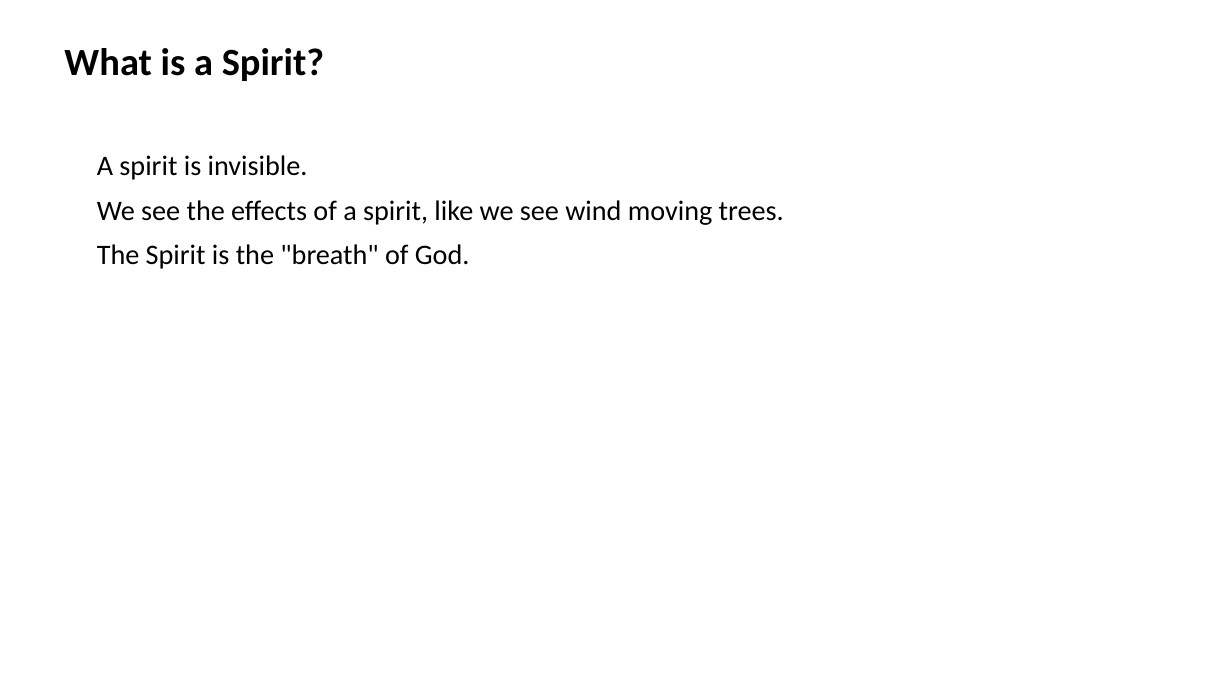
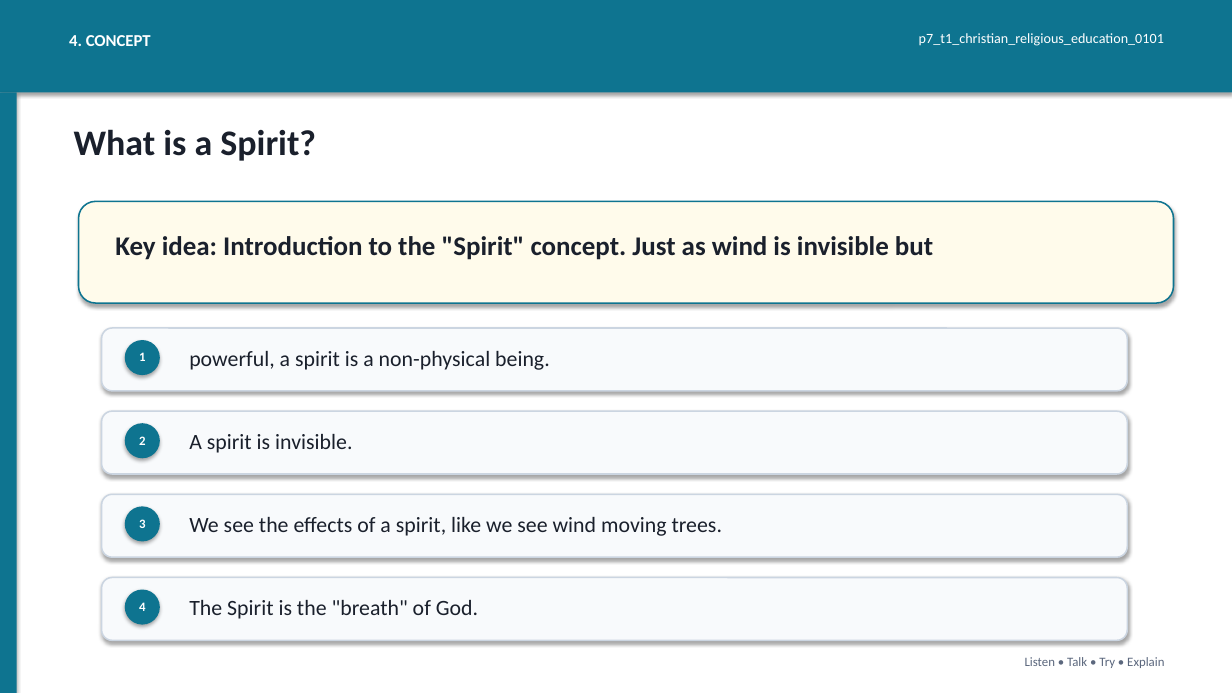
Before and after one commit to yousunjung84-edu/uganda-p7-mvp-20260629, a slide deck: slide 4 of uganda-p7-mvp/p7_t1_christian_religious_education_0101/p7_t1_christian_religious_education_0101.pptx (slide 3 before the commit). Drawn at 1232x693 pixels with LibreOffice and Linux fonts; fonts in the diff are those of the drawing. Boxes give left, top, right and bottom in pixels: in the first picture for what was removed or moved away, otherwise in the second. Text is boxed around its words. In the diff, an @@ line names an element or a change of style, - is before the commit and + after.

```diff
--- a/uganda-p7-mvp/p7_t1_christian_religious_education_0101/p7_t1_christian_religious_education_0101.pptx
+++ b/uganda-p7-mvp/p7_t1_christian_religious_education_0101/p7_t1_christian_religious_education_0101.pptx
@@ rectangle added at [0, 0, 1232, 92], fill #0E7490 @@
@@ text added at [69, 35, 151, 46], 13 pt, text #FFFFFF, bold @@
+4. CONCEPT
@@ text added at [919, 33, 1164, 46], 11 pt, text #FFFFFF @@
+p7_t1_christian_religious_education_0101
@@ rectangle added at [0, 92, 17, 693], fill #0E7490 @@
@@ text "What is a Spirit?": place and size @@
-text "What is a Spirit?" at [64, 48, 324, 81]
+text "What is a Spirit?" at [74, 129, 316, 161]
@@ text "What is a Spirit?" at [74, 129, 316, 161]: size 30 to 28 pt, text colour #000000 to #1A202C @@
@@ text at [97, 155, 308, 180]: paragraph removed @@
-A spirit is invisible.
@@ rounded rectangle added at [79, 201, 1174, 303], fill #FFFBEB, outline #0E7490 1.2 pt @@
@@ text added at [115, 236, 933, 260], 21 pt, text #1A202C, bold @@
+Key idea: Introduction to the "Spirit" concept. Just as wind is invisible but
@@ text at [97, 244, 470, 269]: paragraph removed @@
-The Spirit is the "breath" of God.
@@ rounded rectangle added at [102, 328, 1128, 391], fill #F8FAFC, outline #CBD5E1 1.2 pt @@
@@ ellipse added at [125, 340, 160, 375], fill #0E7490 @@
@@ text added at [139, 352, 145, 361], 10 pt, text #FFFFFF, bold @@
+1
@@ text added at [189, 351, 550, 370], 17 pt, text #1A202C @@
+powerful, a spirit is a non-physical being.
@@ rounded rectangle added at [102, 411, 1128, 474], fill #F8FAFC, outline #CBD5E1 1.2 pt @@
@@ ellipse added at [125, 423, 160, 458], fill #0E7490 @@
@@ text added at [139, 436, 145, 445], 10 pt, text #FFFFFF, bold @@
+2
@@ text added at [189, 434, 352, 453], 17 pt, text #1A202C @@
+A spirit is invisible.
@@ rounded rectangle added at [102, 494, 1128, 557], fill #F8FAFC, outline #CBD5E1 1.2 pt @@
@@ ellipse added at [125, 506, 160, 542], fill #0E7490 @@
@@ text "We see the effects of ...": place and size @@
-text "We see the effects of ..." at [97, 155, 784, 269]
+text "We see the effects of ..." at [189, 517, 722, 536]
@@ text "We see the effects of ..." at [189, 517, 722, 536]: size 22 to 17 pt, text colour #000000 to #1A202C; less space between paragraphs @@
@@ text added at [139, 519, 145, 528], 10 pt, text #FFFFFF, bold @@
+3
@@ rounded rectangle added at [102, 578, 1128, 640], fill #F8FAFC, outline #CBD5E1 1.2 pt @@
@@ ellipse added at [125, 590, 160, 625], fill #0E7490 @@
@@ text added at [139, 602, 145, 611], 10 pt, text #FFFFFF, bold @@
+4
@@ text added at [189, 600, 478, 619], 17 pt, text #1A202C @@
+The Spirit is the "breath" of God.
@@ text added at [1025, 657, 1164, 668], 10 pt, text #5B677D @@
+Listen • Talk • Try • Explain
```
Also in this commit, not shown: 7 slides added, 7 slides removed, 42 other files.
